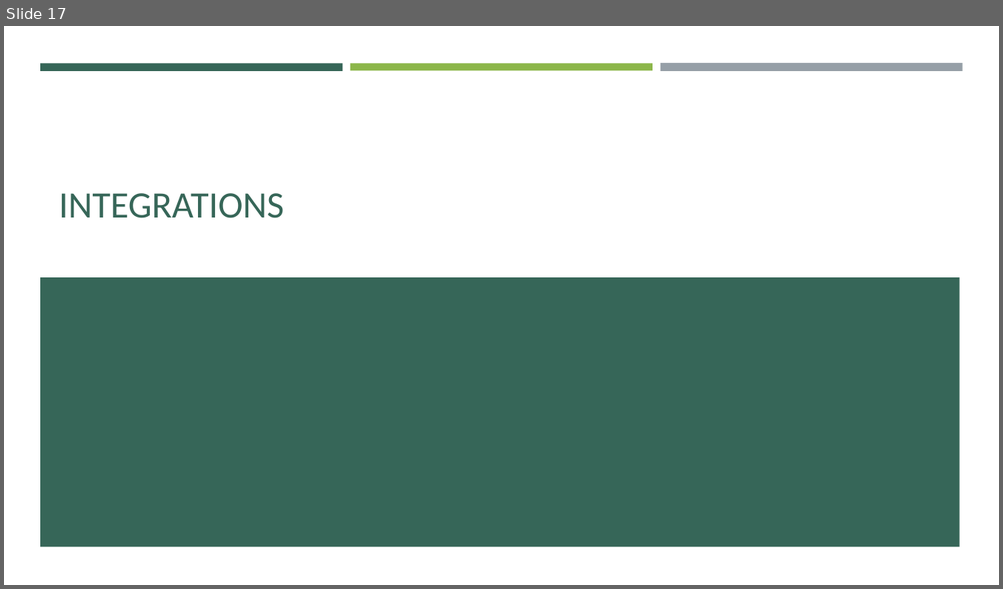
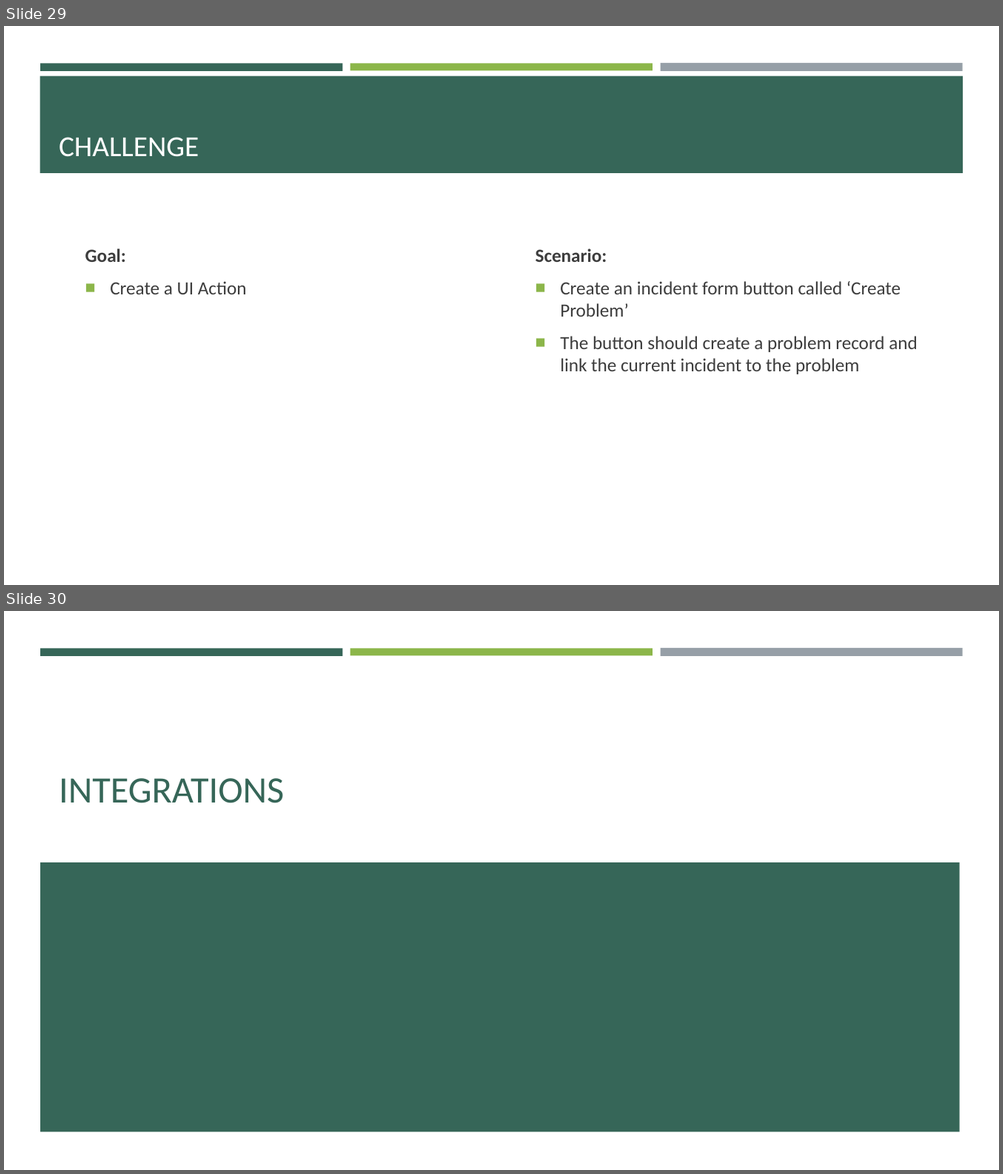
Before and after one commit to e-m-wilson/SNOW, a slide deck: Week_6/Data_Migration_&_Integration.pptx. Shown one above the other, each under a label of ours: slide 17 before the commit, slides 29 and 30 after it. The pictures are 1003x589 and 1003x1174 pixels, drawn with LibreOffice and Linux fonts; fonts in the diff are those of the drawing. Boxes give left, top, right and bottom in pixels: in the first picture for what was removed or moved away, otherwise in the second. Text is boxed around its words. In the diff, an @@ line names an element or a change of style, - is before the commit and + after.

```diff
--- a/Week_6/Data_Migration_&_Integration.pptx
+++ b/Week_6/Data_Migration_&_Integration.pptx
@@ slide 29 added at (4, 26, 999, 585), background #FFFFFF; not listed: 3 template elements that a slide beside it also shows @@
@@ rectangle added at (40, 76, 963, 173), fill #366658 @@
@@ title added at (59, 137, 199, 157), 28 pt, text #FFFFFF @@
+CHALLENGE
@@ text added at (85, 249, 247, 295), 18 pt, text #3D3D3D @@
+Goal:
+■ Create a UI Action
@@ text added at (535, 249, 917, 375), 18 pt, text #3D3D3D @@
+Scenario:
+■ Create an incident form button called ‘Create Problem’
+■ The button should create a problem record and link the current incident to the problem
@@ what was slide 17 is now slide 30 @@
```
Also in this commit, not shown: 1 slide changed, 12 other slides added, 2 other files.
